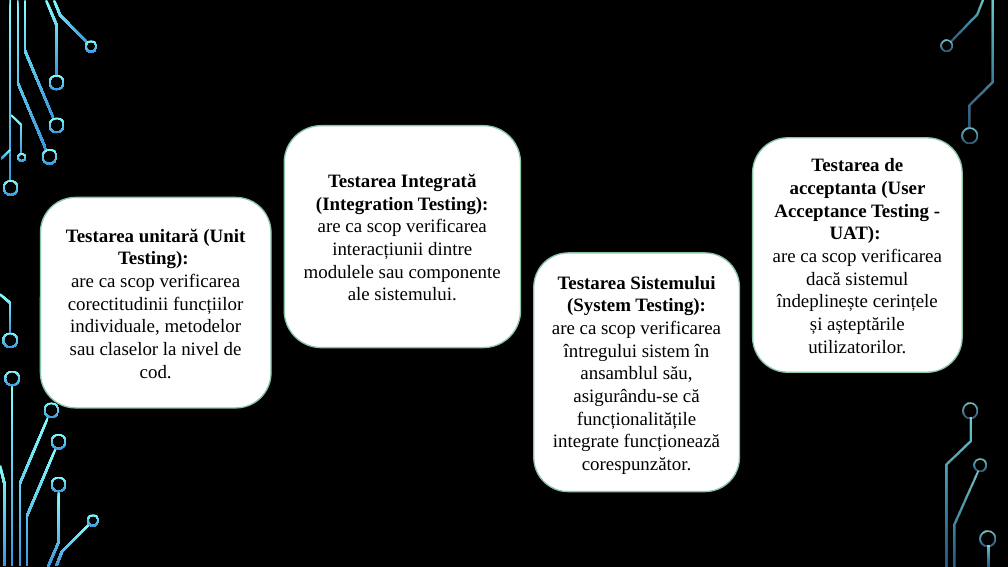
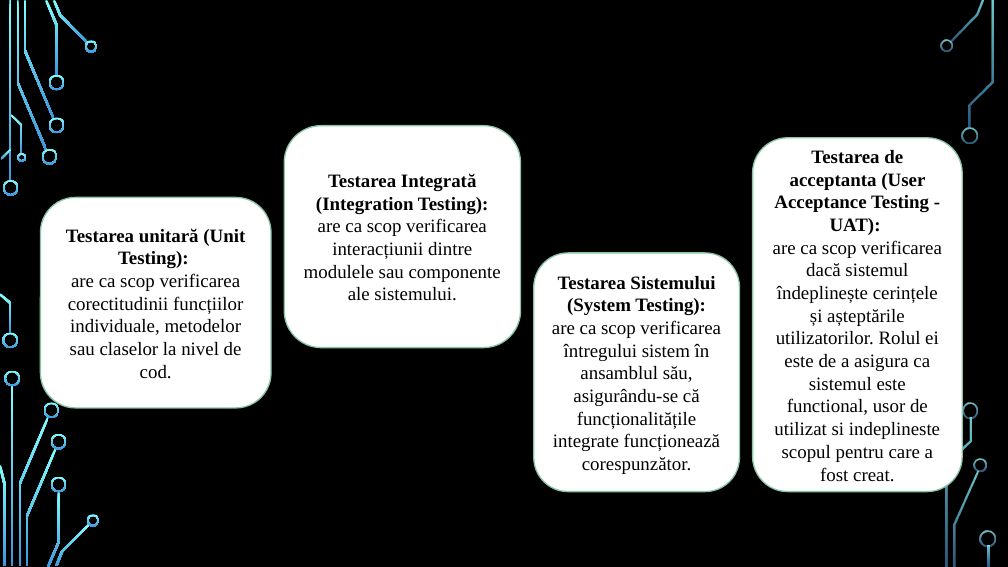
Before and after one commit to andreeaharabula/Proiect-Testare-Manuala, a slide deck: slide 7 of Proiect Andreea Harabula.pptx. Drawn at 1008x567 pixels with LibreOffice and Linux fonts; fonts in the diff are those of the drawing; background and template pictures are left out. Boxes give left, top, right and bottom in pixels: in the first picture for what was removed or moved away, otherwise in the second. Text is boxed around its words. In the diff, an @@ line names an element or a change of style, - is before the commit and + after.

```diff
--- a/Proiect Andreea Harabula.pptx
+++ b/Proiect Andreea Harabula.pptx
@@ rounded rectangle "Testarea de acceptanta (User Acceptance ..." resized from (x1=753, y1=138, x2=963, y2=372) to (x1=753, y1=138, x2=963, y2=492) @@
@@ text in rounded rectangle at (x1=773, y1=240, x2=942, y2=481): text changed @@
-are ca scop verificarea dacă sistemul îndeplinește cerințele și așteptările utilizatorilor.
+are ca scop verificarea dacă sistemul îndeplinește cerințele și așteptările utilizatorilor. Rolul ei este de a asigura ca sistemul este functional, usor de utilizat si indeplineste scopul pentru care a fost creat.
```
Also in this commit, not shown: 6 other slides changed, 1 other file.
